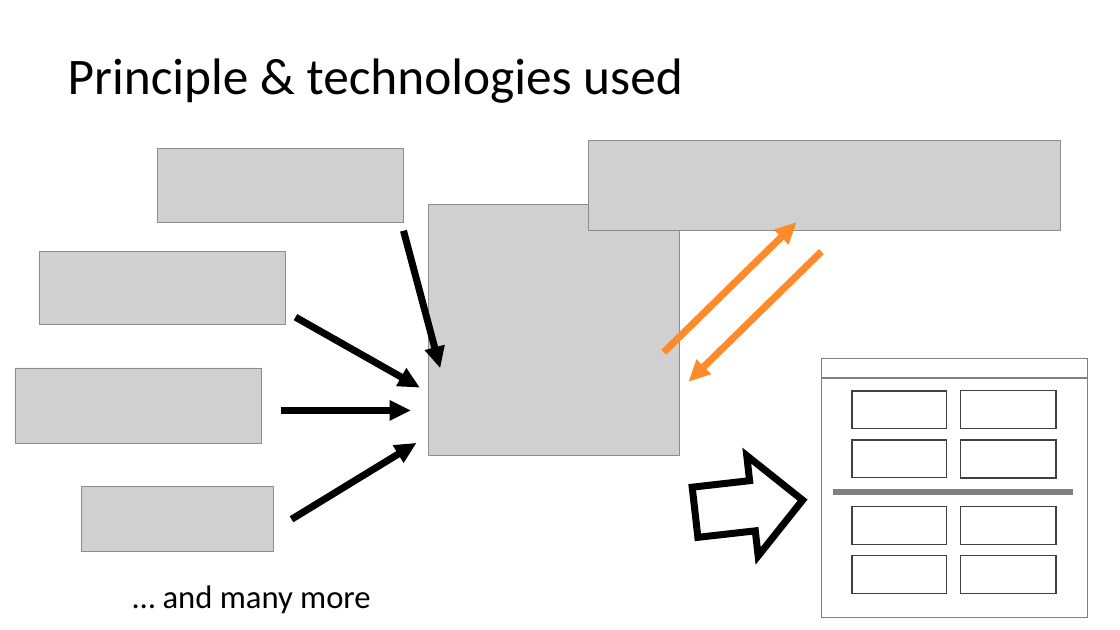
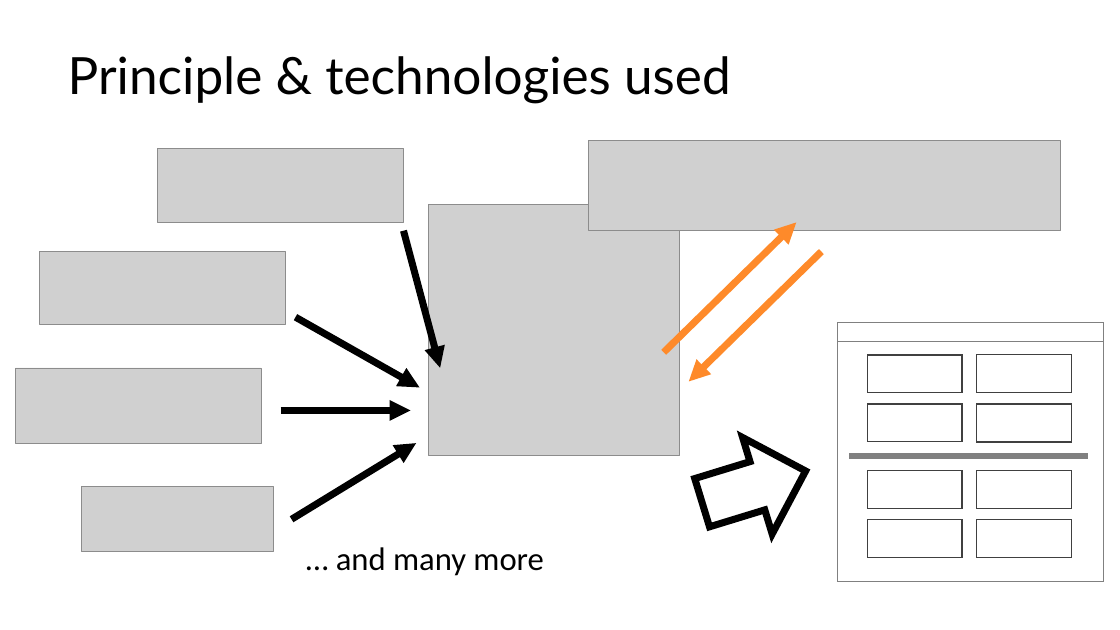
Before and after one commit to klausondrag/connect-the-dots, a slide deck: slide 5 of Presentation/ConnectTD-presentation.pptx. Drawn at 1120x630 pixels with LibreOffice and Linux fonts; fonts in the diff are those of the drawing; grey boxes stand for pictures; background and template pictures are left out. Boxes give left, top, right and bottom in pixels: in the first picture for what was removed or moved away, otherwise in the second. Text is boxed around its words. In the diff, an @@ line names an element or a change of style, - is before the commit and + after.

```diff
--- a/Presentation/ConnectTD-presentation.pptx
+++ b/Presentation/ConnectTD-presentation.pptx
@@ title "Principle & technologies used" at (68, 56, 731, 104): font Calibri to Lato @@
@@ right arrow at (688, 423, 821, 551): rotation 353 to 343 degrees @@
@@ 11 rectangles: place and size @@
-11 rectangles at (822, 359, 1088, 618)
+11 rectangles at (838, 323, 1104, 581)
@@ text "… and many more": place and size @@
-text "… and many more" at (163, 585, 370, 614)
+text "… and many more" at (336, 547, 543, 576)
```
Also in this commit, not shown: 8 other slides changed, 1 slide added, 1 slide removed, 1 other file.
